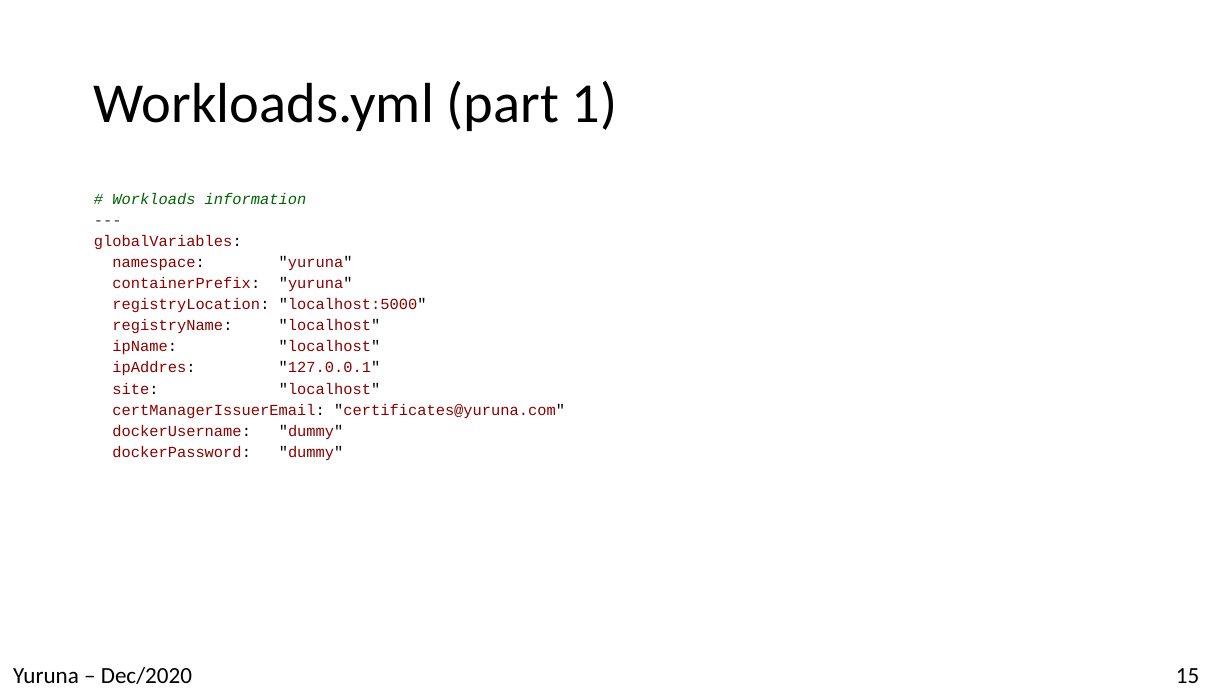
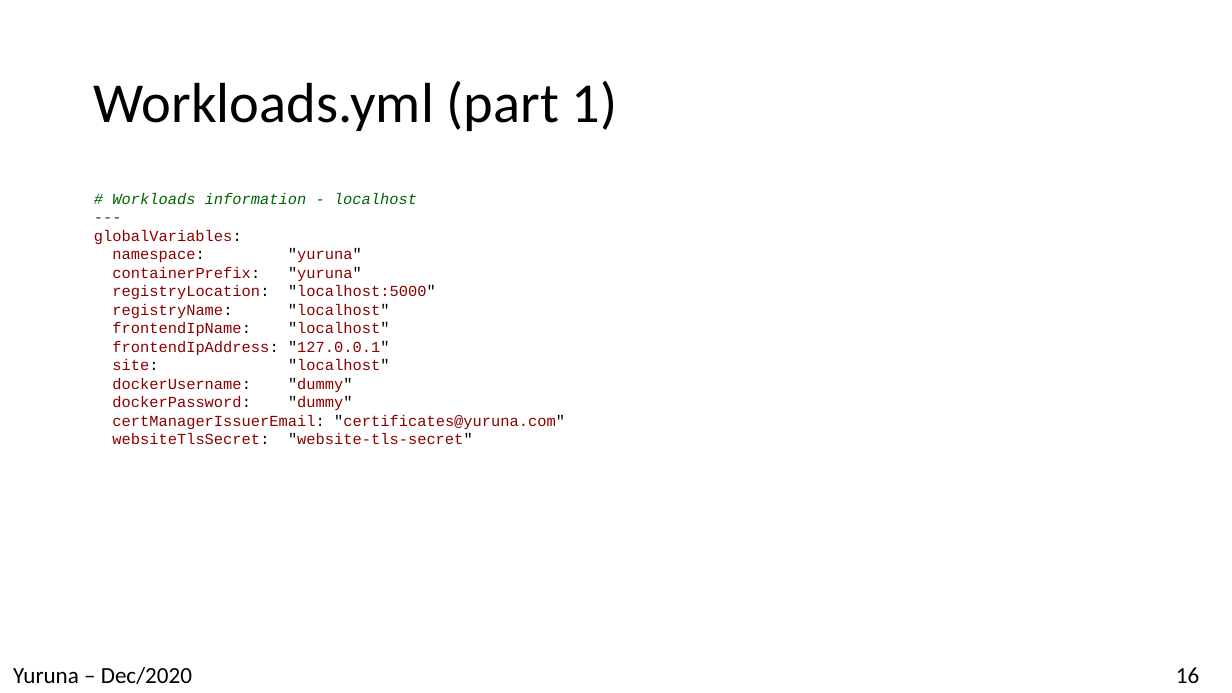
Before and after one commit to alissonsol/Archive, a slide deck: slide 16 of docs/yuruna.pptx (slide 15 before the commit). Drawn at 1232x693 pixels with LibreOffice and Linux fonts; fonts in the diff are those of the drawing. Boxes give left, top, right and bottom in pixels: in the first picture for what was removed or moved away, otherwise in the second. Text is boxed around its words. In the diff, an @@ line names an element or a change of style, - is before the commit and + after.

Commit message:
Cleanup and focus on localhost and Azure for now

```diff
--- a/docs/yuruna.pptx
+++ b/docs/yuruna.pptx
@@ text at [112,193,417,204]: text changed @@
-# Workloads information
+# Workloads information - localhost
@@ text at [94,230,436,410]: less space between paragraphs @@
@@ text at [112,322,390,356]: text changed @@
-ipName: "localhost"
-ipAddres: "127.0.0.1"
+frontendIpName: "localhost"
+frontendIpAddress: "127.0.0.1"
@@ text at [112,404,565,418]: paragraph removed @@
-certManagerIssuerEmail: "certificates@yuruna.com"
@@ text at [112,415,565,444]: paragraphs added @@
+certManagerIssuerEmail: "certificates@yuruna.com"
+websiteTlsSecret: "website-tls-secret"
@@ page number at [1176,667,1199,683]: text changed @@
-15
+16
```
Also in this commit, not shown: 6 other slides changed, 1 slide added, 42 other files.
